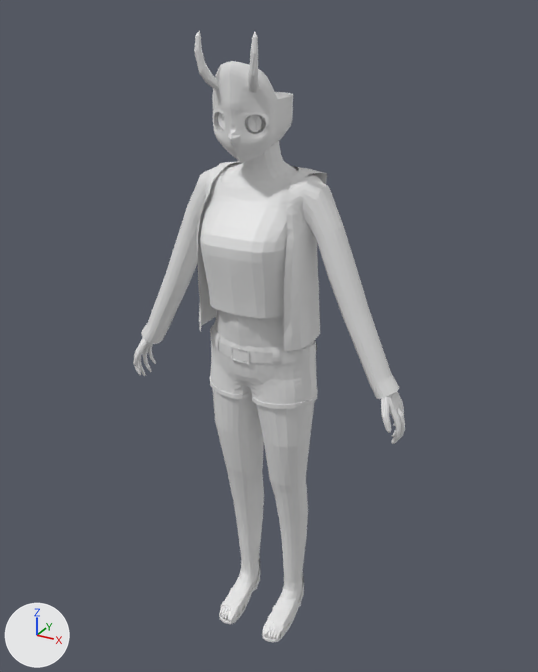
A saved change to the Blender file untitled3.blend.
Rendered twice from a camera (50 mm lens) standing at (9.96, -11.18, 19.53) and looking at (-0.01, 6.94, 10.47). Lighting does not change. The marker at lower left points along +X, +Y and +Z. Materials are left out; every surface is plain grey.

Objects in the first picture: 'body'.
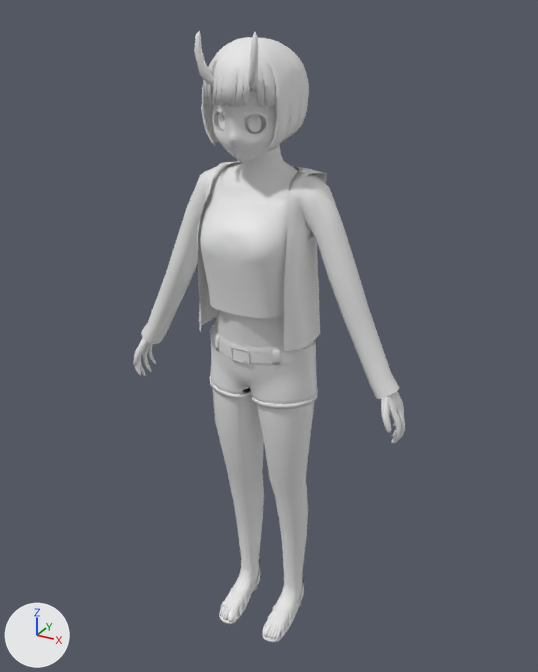
The change in detail:
me_平面_002 is used by ob_body; location (0.0, -1.0, 17.02); rotation (1.571, 0.0, 0.0), in degrees (90, 0, 0); scale (0.158, 0.158, 0.158).
me_平面_002 had 3140 vertices, 2911 faces, 1 loose edge and spanned x 0.0..29.4, y -107.1..13.0, z -58.9..-36.3.
me_平面_002 now has 3099 vertices, 2871 faces, 1 loose edge and spans x 0.0..29.4, y -107.1..13.0, z -58.9..-36.3.
me_平面_002 part 1: 2871 kept faces spanning x 0.0..29.4, y -107.1..13.0, z -58.9..-36.3 are now shaded smooth.
Object 'hair' (ob_hair) is now shown.

Boxes [x1, y1, x2, y2] around the edits, measured in the pictures (538 x 672 px):
'hair', shown
    after: [201, 37, 309, 152]
part 1 of me_平面_002, shading changed
    both: [142, 34, 404, 642]
